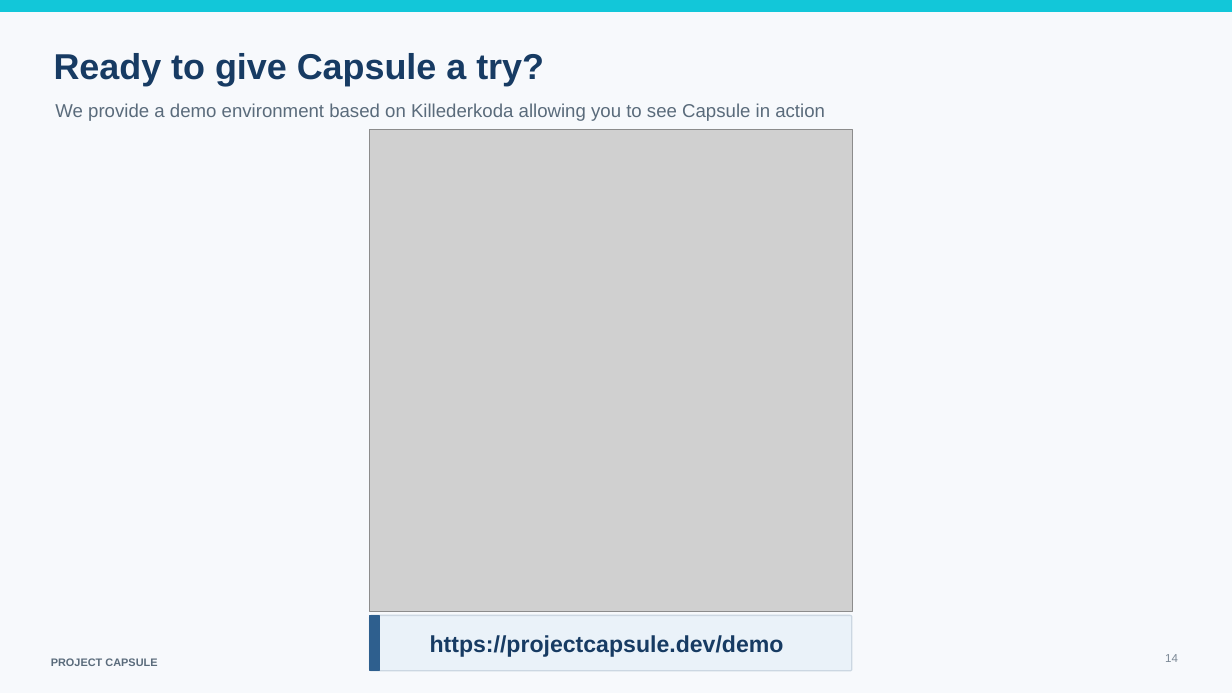
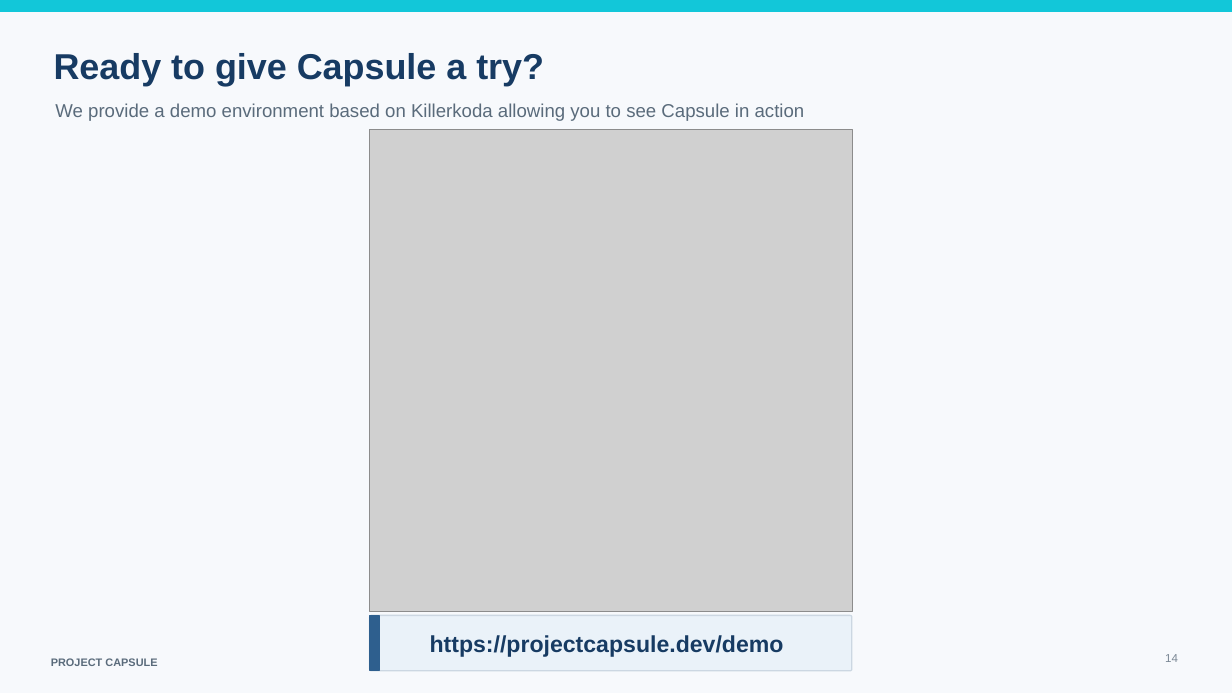
Before and after one commit to projectcapsule/website, a slide deck: slide 14 of presentations/Project_Capsule_Overview.pptx. Drawn at 1232x693 pixels with LibreOffice and Linux fonts; fonts in the diff are those of the drawing; grey boxes stand for pictures. Boxes give left, top, right and bottom in pixels: in the first picture for what was removed or moved away, otherwise in the second. Text is boxed around its words. In the diff, an @@ line names an element or a change of style, - is before the commit and + after.

```diff
--- a/presentations/Project_Capsule_Overview.pptx
+++ b/presentations/Project_Capsule_Overview.pptx
@@ text at bbox=[55, 103, 805, 121]: text changed @@
-We provide a demo environment based on Killederkoda allowing you to see Capsule in action
+We provide a demo environment based on Killerkoda allowing you to see Capsule in action
```
Also in this commit, not shown: 7 other slides changed.
